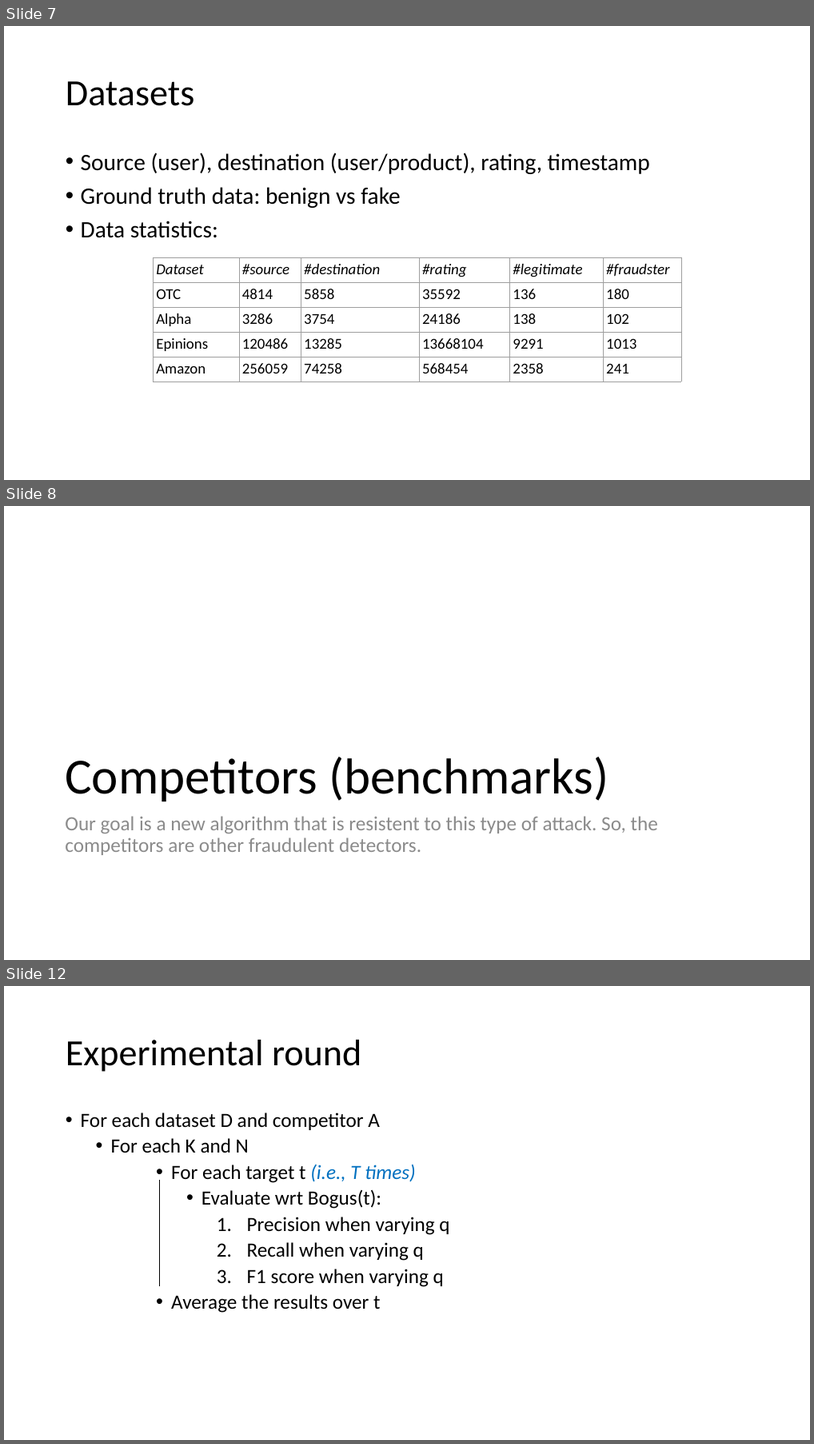
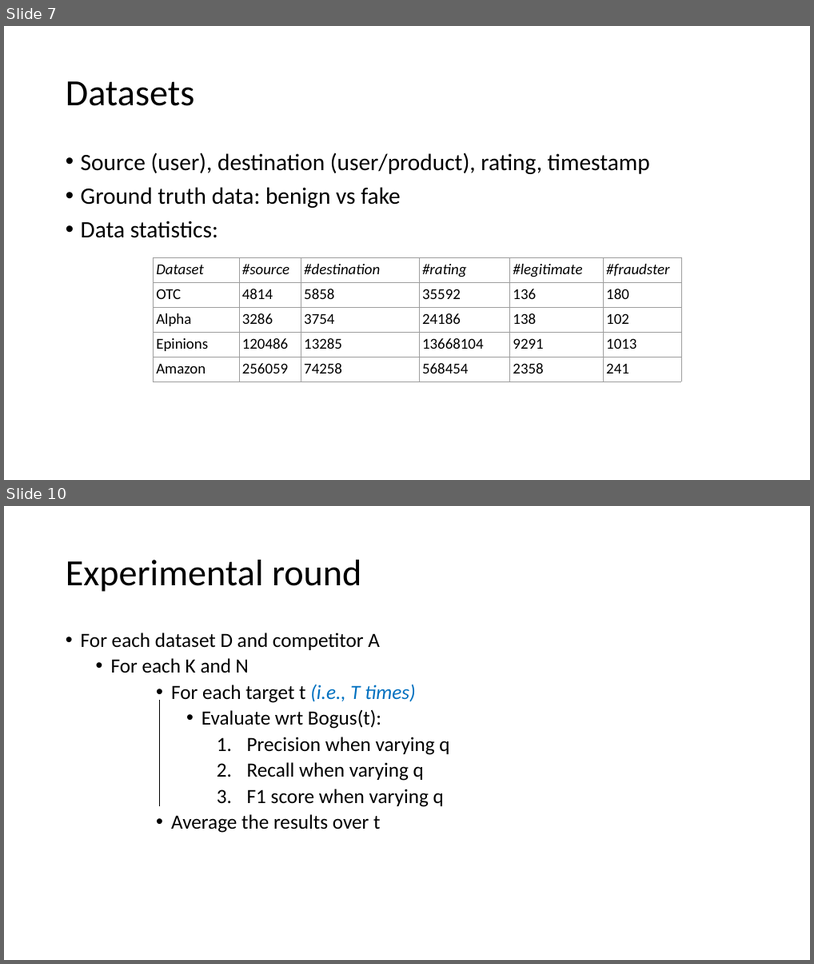
Before and after one commit to rzlll/DataMining, a slide deck: reports/Discussion.pptx. Shown one above the other, each under a label of ours: slides 7, 8 and 12 before the commit, slides 7 and 10 after it; the slides between them are not shown. The pictures are 814x1444 and 814x964 pixels, drawn with LibreOffice and Linux fonts; fonts in the diff are those of the drawing. Boxes give left, top, right and bottom in pixels: in the first picture for what was removed or moved away, otherwise in the second. Text is boxed around its words. In the diff, an @@ line names an element or a change of style, - is before the commit and + after.

```diff
--- a/reports/Discussion.pptx
+++ b/reports/Discussion.pptx
@@ slide 8 removed at [4, 506, 810, 960], background #FFFFFF @@
@@ title removed at [65, 756, 609, 801] @@
-Competitors (benchmarks)
@@ text removed at [65, 816, 658, 855] @@
-Our goal is a new algorithm that is resistent to this type of attack. So, the competitors are other fraudulent detectors.
@@ what was slide 12 is now slide 10 @@
```
Also in this commit, not shown: 3 slides changed, 1 other slide removed, 3 other files.
